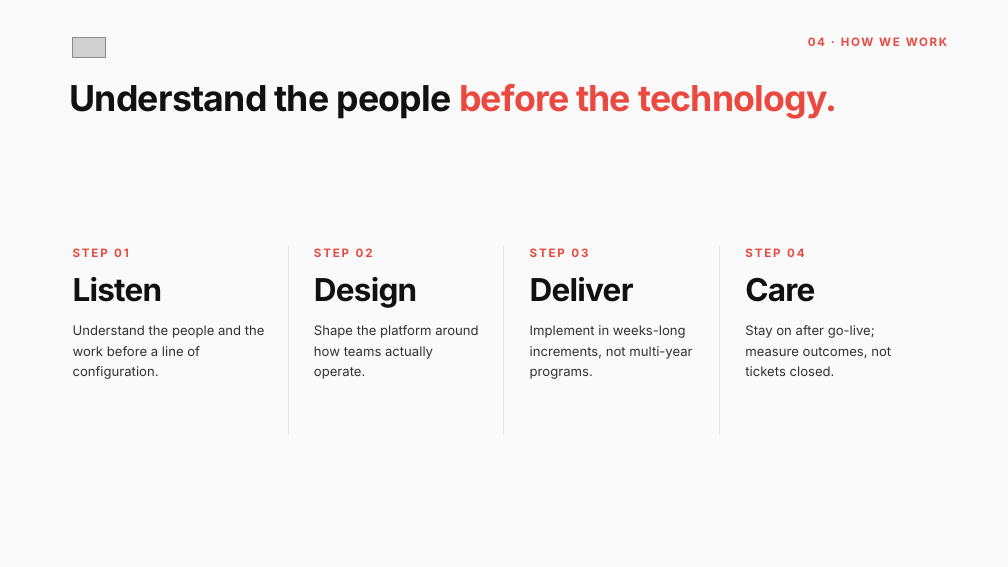
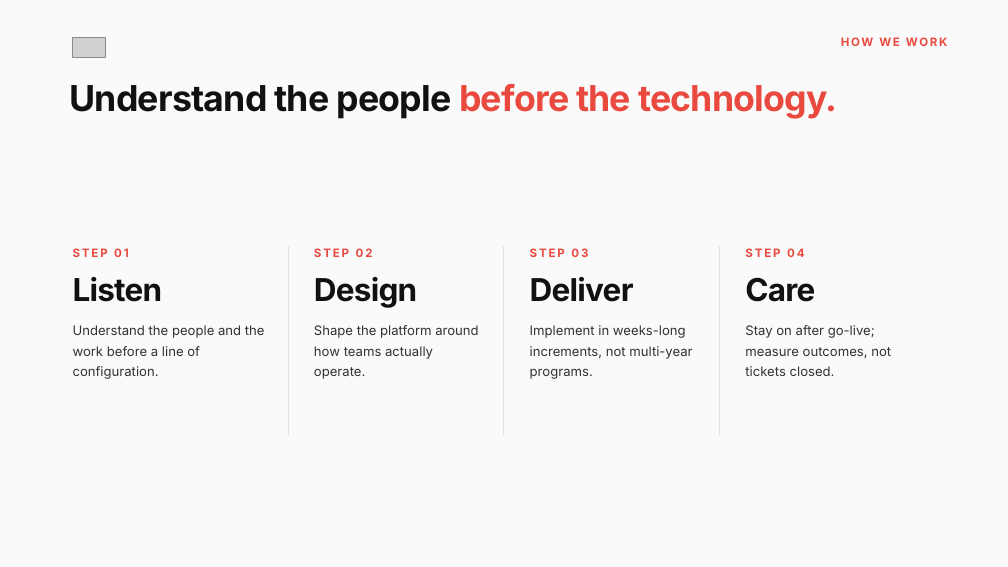
Before and after one commit to danielzrno/claude, a slide deck: slide 4 of design-system/02-editorial/editorial.pptx. Drawn at 1008x567 pixels with LibreOffice and Linux fonts; fonts in the diff are those of the drawing; grey boxes stand for pictures. Boxes give left, top, right and bottom in pixels: in the first picture for what was removed or moved away, otherwise in the second. Text is boxed around its words. In the diff, an @@ line names an element or a change of style, - is before the commit and + after.

```diff
--- a/design-system/02-editorial/editorial.pptx
+++ b/design-system/02-editorial/editorial.pptx
@@ text at <box>841,37,947,46</box>: text changed @@
-04 · HOW WE WORK
+HOW WE WORK
```
Also in this commit, not shown: 5 other slides changed, 6 other files.
